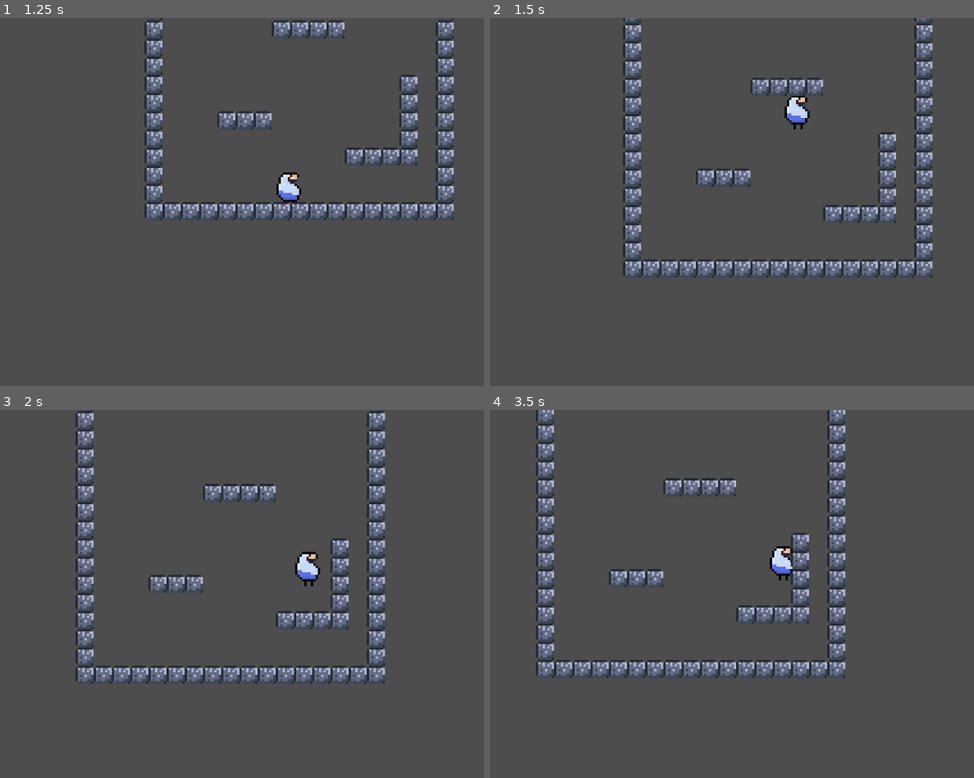
Above: before the commit, frames 1-4 (two rows, left to right).
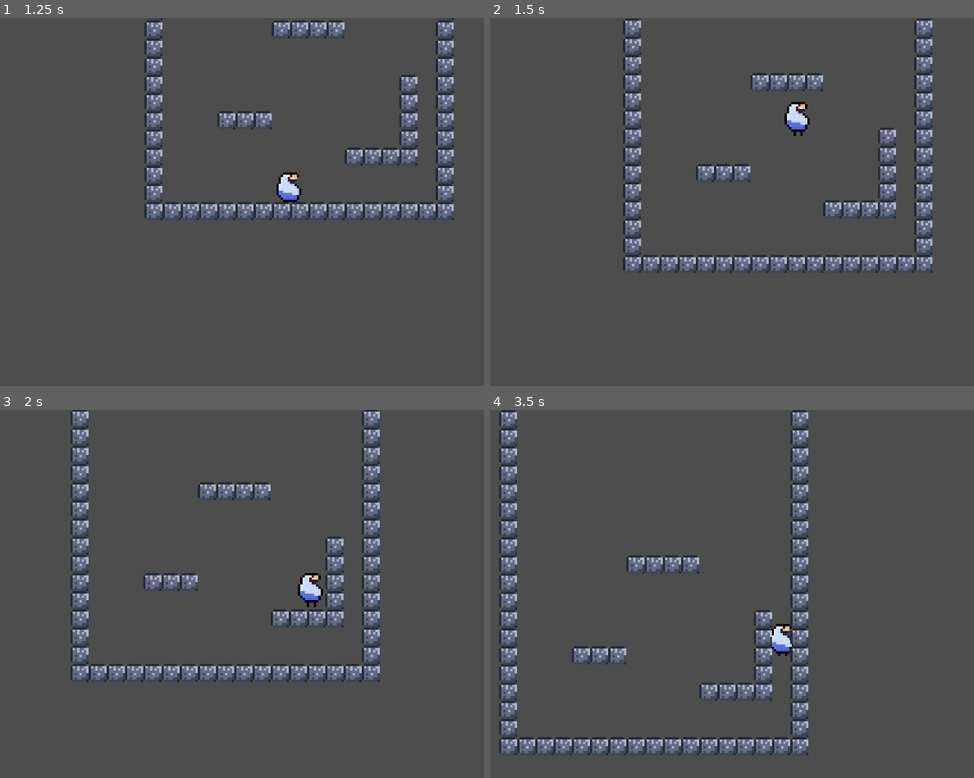
Above: after the commit, the same moments.

Repository: absmaa21/Icy_Jumper
Game: Godot game, scene res://scenes/prototype_world.tscn
The game is run twice, just before and just after one commit, with the same random seed, the same clock (stepped at 60 frames per second) and the same inputs.
Inputs:
- Up to frame 1 (1.25 s): hold D (right) from 0.53 s (still down); hold Space (jump) from 0.53 s (still down)
- Up to frame 2 (1.5 s): keep holding D (right); tap Enter at 1.25 s; release Space (jump) at 1.28 s; tap Space (jump) at 1.35 s
- Up to frame 3 (2 s): keep holding D (right); tap Space (jump) at 1.52, 1.82 s
- Up to frame 4 (3.5 s): release D (right) at 2.03 s; hold A (left) 2.03-2.78 s; hold Space (jump) 2.03-2.78 s; hold D (right) from 2.78 s (still down); tap Space (jump) at 2.85, 3.02, 3.32 s

Frame 1 is identical in both runs. In frame 2, 8.0% of the frame differs, in the area x 27-92%, y 0-71%; in frame 3, 9.2%; in frame 4, 17%, in the area x 1-74%, y 0-94%.

Commit message:
Updated player mid-air movement
Player now cannot move as fast in air if direction was changed one time

Diff:
--- a/scripts/player.gd
+++ b/scripts/player.gd
@@ -6,44 +6,49 @@
 
 # Get the gravity from the project settings to be synced with RigidBody nodes.
 var gravity = ProjectSettings.get_setting("physics/2d/default_gravity")
-var latest_jump_load_start = -1.0
 var is_jump_loading = false
+var deltaTimeSinceStart = 0
+var changedDirectionInAir = false
 
 @onready var animated_sprite = $AnimatedSprite2D
 
 
 func _physics_process(delta):
-
 	# Add the gravity.
 	if not is_on_floor():
 		animated_sprite.play("jump")
 		velocity.y += gravity * delta
 
 	# Handle jump.
-	if Input.is_action_just_pressed("jump") and is_on_floor():
+	if Input.is_action_pressed("jump") and is_on_floor():
 		is_jump_loading = true
 		animated_sprite.play("jump_load")
-		latest_jump_load_start = Time.get_ticks_msec()
-	if Input.is_action_just_released("jump") and is_on_floor() and latest_jump_load_start > -1:
+		deltaTimeSinceStart += delta
+	if Input.is_action_just_released("jump") and is_on_floor():
 		is_jump_loading = false
-		var time_since_load_jump = (Time.get_ticks_msec() - latest_jump_load_start) / 1000.0
-		print(time_since_load_jump)
-		var jump_power = 0
-		if time_since_load_jump > 1:
-			jump_power = 1
-		elif time_since_load_jump < 0.3:
-			jump_power = 0.3
-		else:
-			jump_power = time_since_load_jump
+		print(deltaTimeSinceStart)
+		var jump_power = clamp(deltaTimeSinceStart, 0.1, 0.7)
 		velocity.y = JUMP_VELOCITY * jump_power
-		latest_jump_load_start = -1
+		deltaTimeSinceStart = 0
+
+	if not is_on_floor() and (Input.is_action_just_pressed("left") or Input.is_action_just_pressed("right")):
+		changedDirectionInAir = true
 
 	var direction = Input.get_axis("left", "right")
-	if is_on_floor() and not latest_jump_load_start > 0:
-		velocity.x = 0
+	if is_on_floor() and not deltaTimeSinceStart > 0:
+		resetMoveVelocity()
 		animated_sprite.play("idle")
-	elif not is_jump_loading:
+	elif not is_jump_loading and not is_on_floor():
 		if direction:
-			velocity.x = direction * SPEED
+			if changedDirectionInAir:
+				velocity.x = direction * 0.4 * SPEED
+			else:
+				velocity.x = direction * SPEED
+	else:
+		resetMoveVelocity()
 
 	move_and_slide()
+
+func resetMoveVelocity():
+	velocity.x = 0
+	changedDirectionInAir = false
Not shown, added: scenes/pro7A1B.tmp
Not shown, added: scenes/pro914B.tmp
